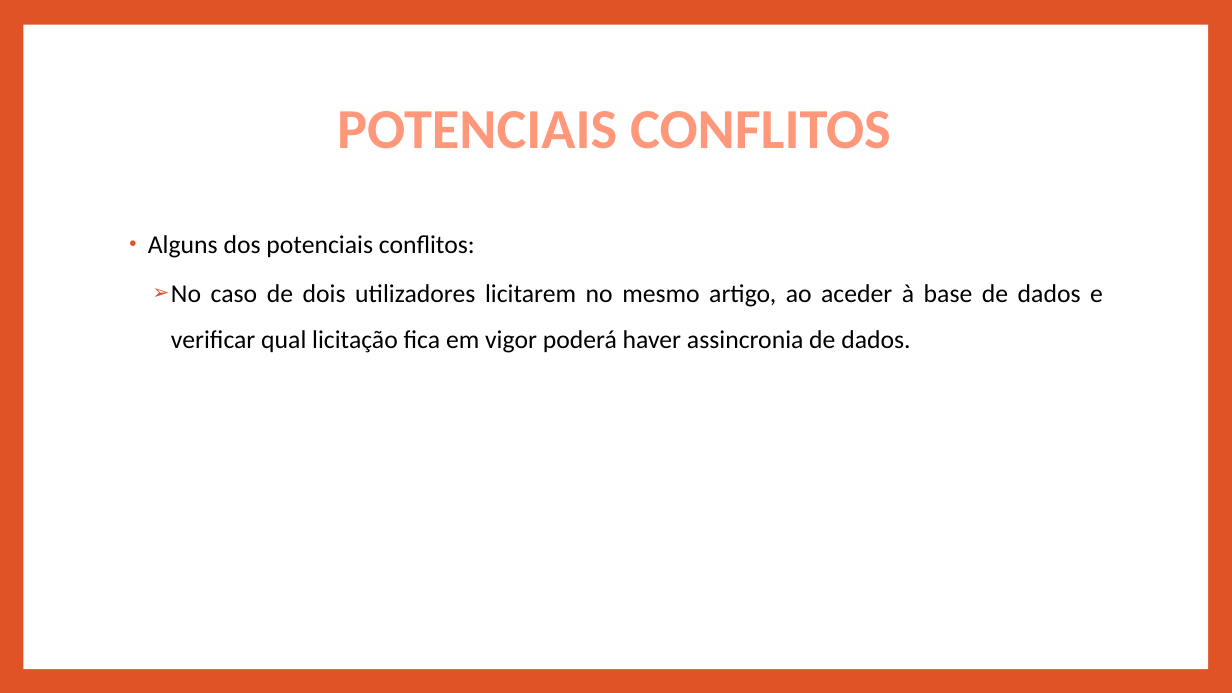
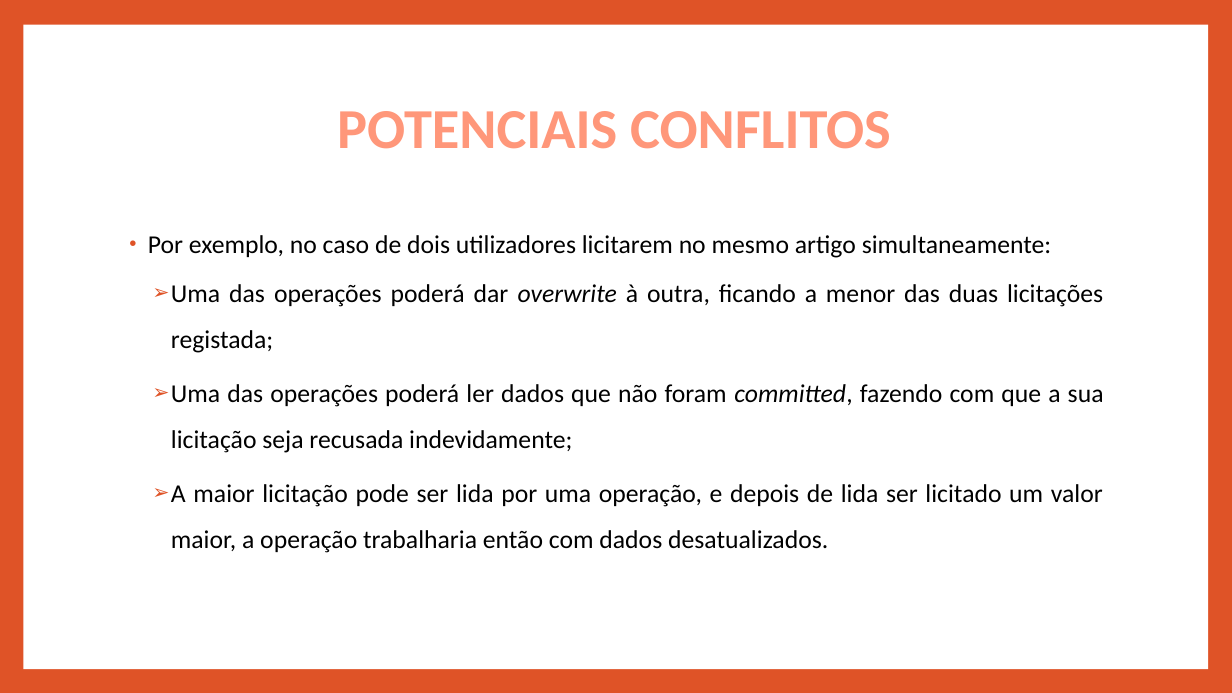
Before and after one commit to pedrotiag0/BD-Leiloes, a slide deck: slide 6 of Meta1/Apresentacao Meta 1 - BD.pptx. Drawn at 1232x693 pixels with LibreOffice and Linux fonts; fonts in the diff are those of the drawing. Boxes give left, top, right and bottom in pixels: in the first picture for what was removed or moved away, otherwise in the second. Text is boxed around its words. In the diff, an @@ line names an element or a change of style, - is before the commit and + after.

Commit message:
Slide 6

```diff
--- a/Meta1/Apresentacao Meta 1 - BD.pptx
+++ b/Meta1/Apresentacao Meta 1 - BD.pptx
@@ text at bbox=[148, 235, 1104, 553]: text changed @@
-• Alguns dos potenciais conflitos:
-  ➢ No caso de dois utilizadores licitarem no mesmo artigo, ao aceder à base de dados e verificar qual licitação fica em vigor poderá haver assincronia de dados.
+• Por exemplo, no caso de dois utilizadores licitarem no mesmo artigo simultaneamente:
+  ➢ Uma das operações poderá dar overwrite à outra, ficando a menor das duas licitações registada;
+  ➢ Uma das operações poderá ler dados que não foram committed, fazendo com que a sua licitação seja recusada indevidamente;
+  ➢ A maior licitação pode ser lida por uma operação, e depois de lida ser licitado um valor maior, a operação trabalharia então com dados desatualizados.
```
